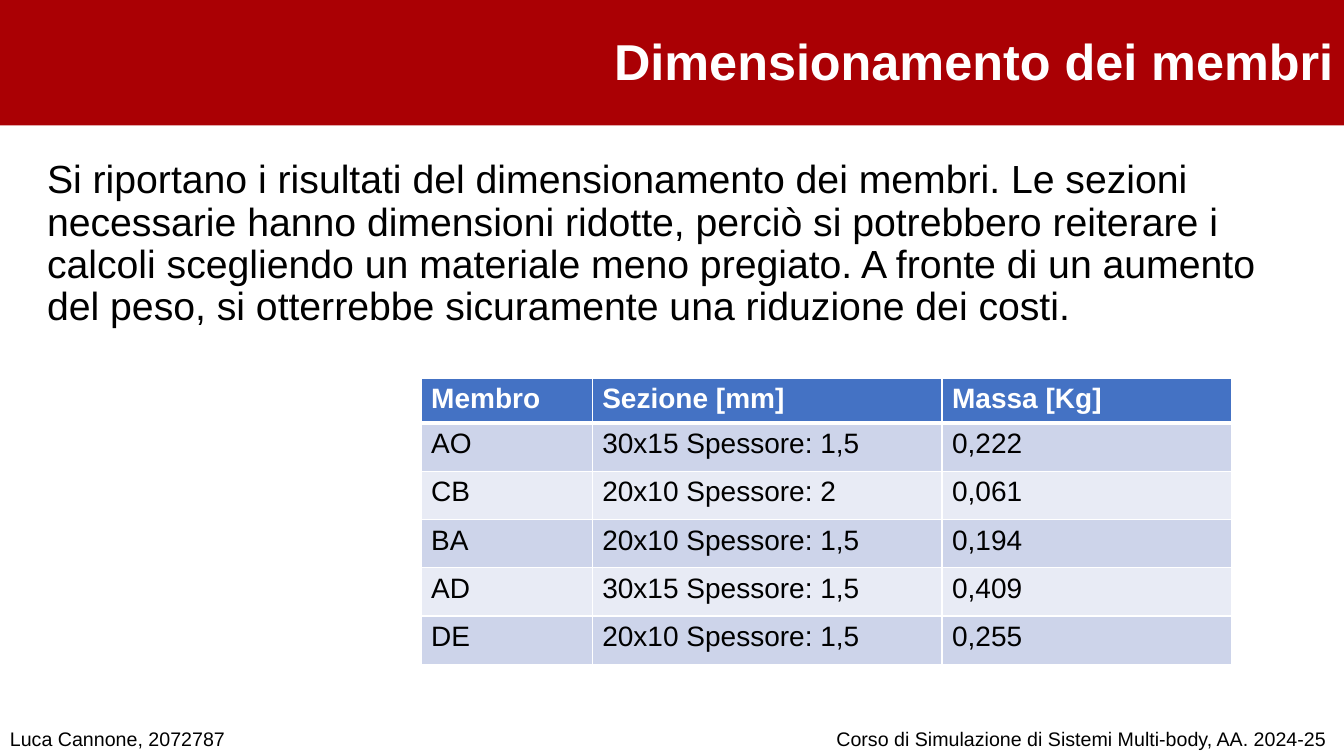
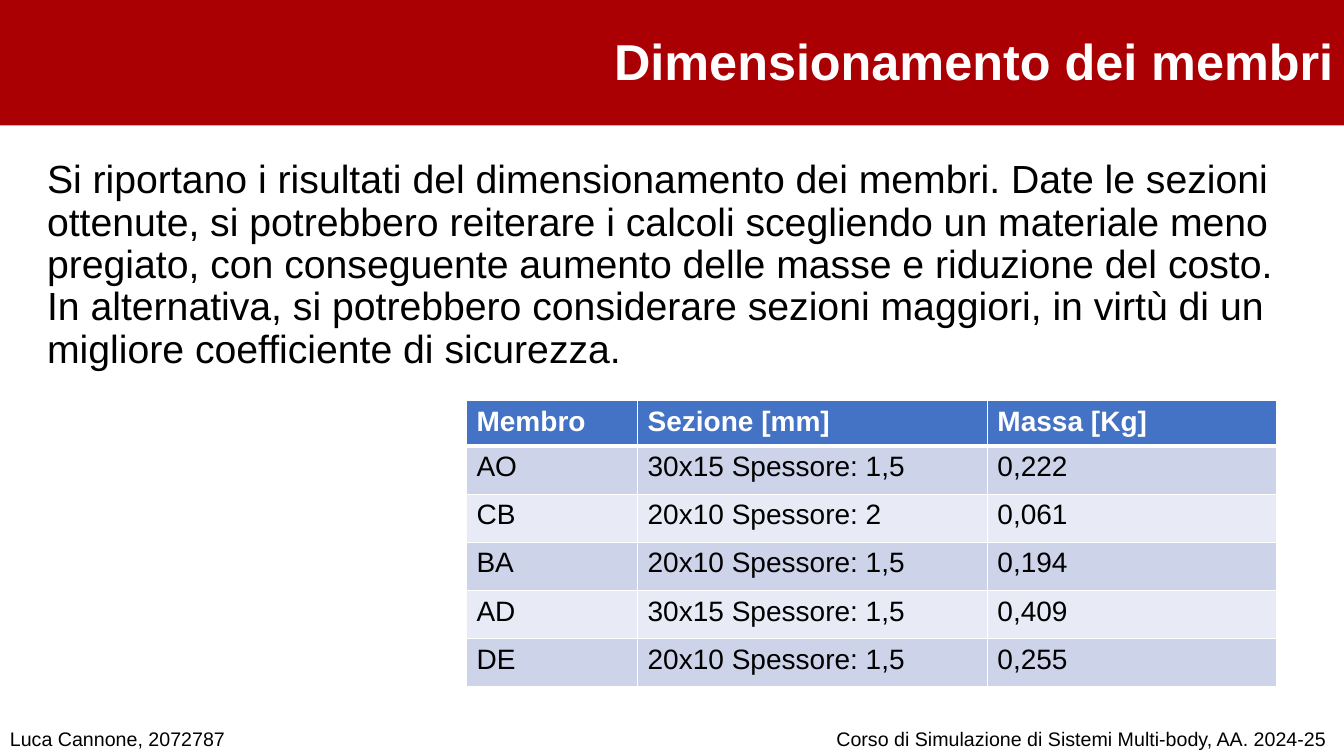
Before and after one commit to cannoneluca/Progetto_Simulazione_MultiBody, a slide deck: slide 15 of Presentazione .pptx. Drawn at 1344x756 pixels with LibreOffice and Linux fonts; fonts in the diff are those of the drawing; background and template pictures are left out. Boxes give left, top, right and bottom in pixels: in the first picture for what was removed or moved away, otherwise in the second. Text is boxed around its words. In the diff, an @@ line names an element or a change of style, - is before the commit and + after.

Commit message:
update presentazione

```diff
--- a/Presentazione .pptx
+++ b/Presentazione .pptx
@@ text at [47,164,1272,371]: text changed @@
-Si riportano i risultati del dimensionamento dei membri. Le sezioni necessarie hanno dimensioni ridotte, perciò si potrebbero reiterare i calcoli scegliendo un materiale meno pregiato. A fronte di un aumento del peso, si otterrebbe sicuramente una riduzione dei costi.
+Si riportano i risultati del dimensionamento dei membri. Date le sezioni ottenute, si potrebbero reiterare i calcoli scegliendo un materiale meno pregiato, con conseguente aumento delle masse e riduzione del costo.
+In alternativa, si potrebbero considerare sezioni maggiori, in virtù di un migliore coefficiente di sicurezza.
@@ table: place and size @@
-table at [421,378,1232,664]
+table at [467,401,1277,688]
```
Also in this commit, not shown: 18 other slides changed, 1 slide added, 1 slide removed.
